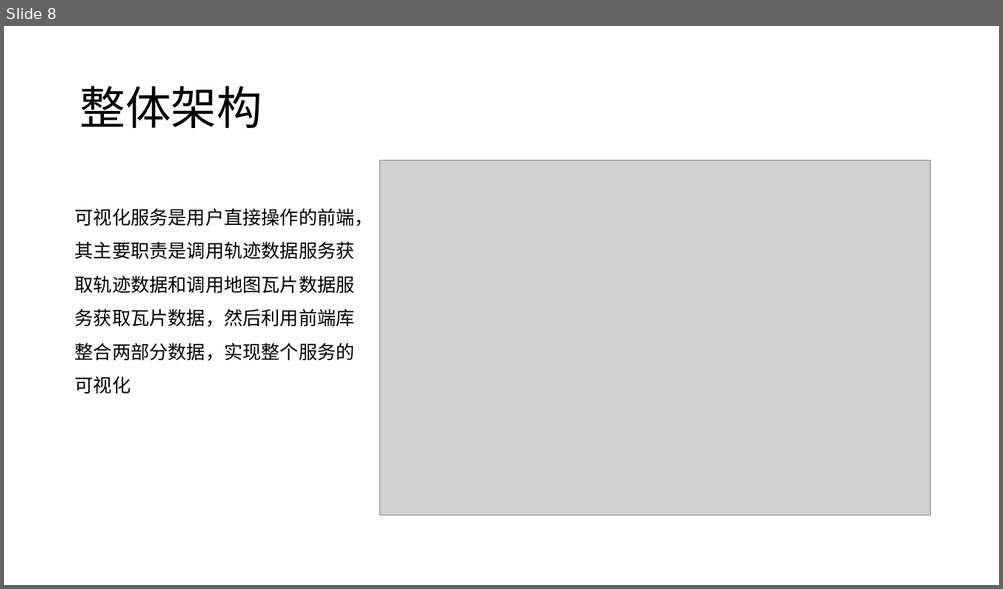
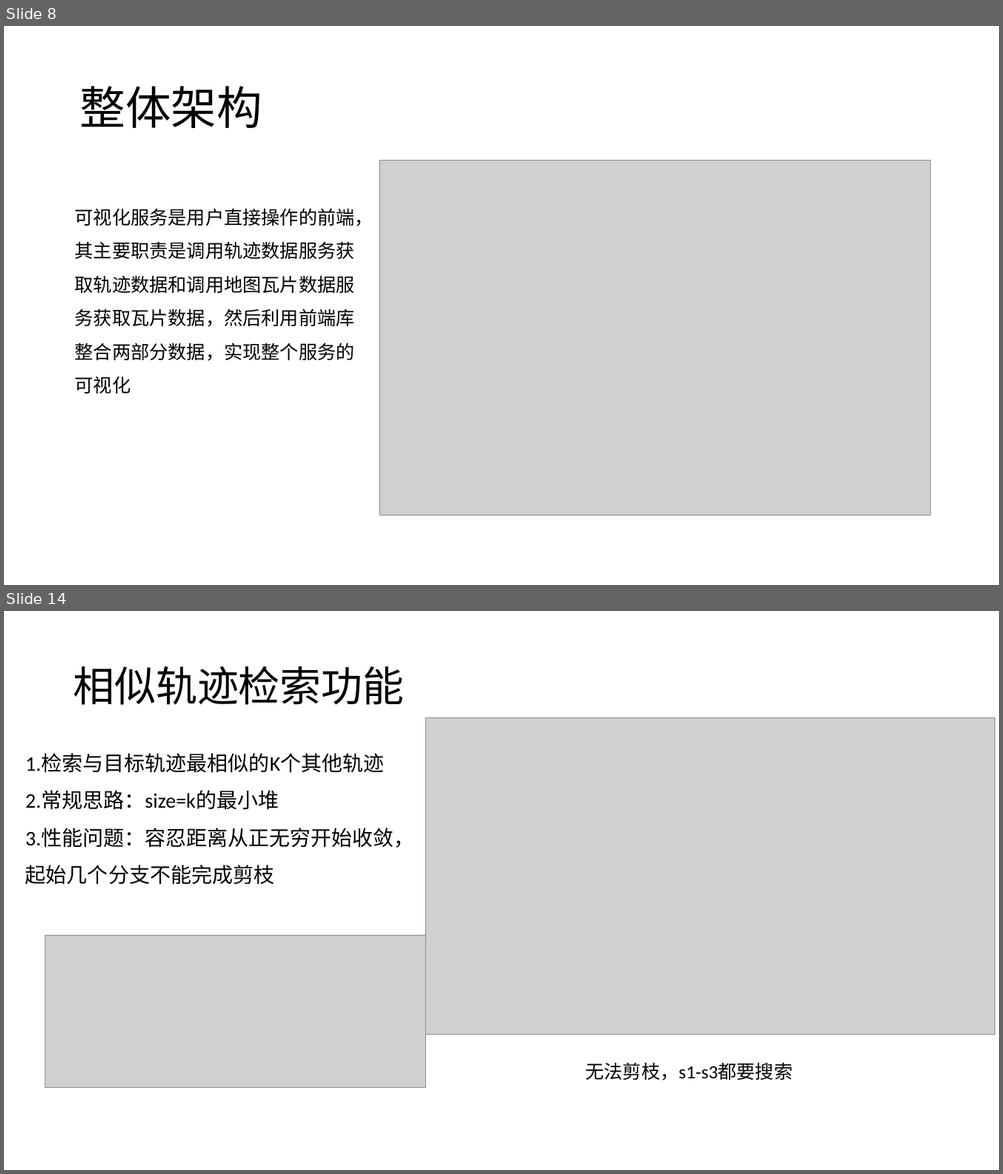
Before and after one commit to hc2013/graduate-article-latex, a slide deck: 地理轨迹相似性分析服务的设计和.pptx. Shown one above the other, each under a label of ours: slide 8 before the commit, slides 8 and 14 after it; the slides between them are not shown. The pictures are 1003x589 and 1003x1174 pixels, drawn with LibreOffice and Linux fonts; fonts in the diff are those of the drawing; grey boxes stand for pictures. Boxes give left, top, right and bottom in pixels: in the first picture for what was removed or moved away, otherwise in the second. Text is boxed around its words. In the diff, an @@ line names an element or a change of style, - is before the commit and + after.

```diff
--- a/地理轨迹相似性分析服务的设计和.pptx
+++ b/地理轨迹相似性分析服务的设计和.pptx
@@ slide 14 added at <box>4,611,999,1170</box>, background #FFFFFF @@
@@ title added at <box>73,666,404,705</box>, 40 pt, text #000000 @@
+相似轨迹检索功能
@@ picture added at <box>426,718,995,1035</box> @@
@@ text added at <box>25,754,415,885</box>, 20 pt, text #000000 @@
+1.检索与目标轨迹最相似的K个其他轨迹
+2.常规思路：size=k的最小堆
+3.性能问题：容忍距离从正无穷开始收敛，起始几个分支不能完成剪枝
@@ picture added at <box>45,936,426,1088</box> @@
@@ text added at <box>585,1062,792,1081</box>, 18 pt, text #000000 @@
+无法剪枝，s1-s3都要搜索
```
Also in this commit, not shown: 1 slide changed, 16 other slides added, 42 other files.
